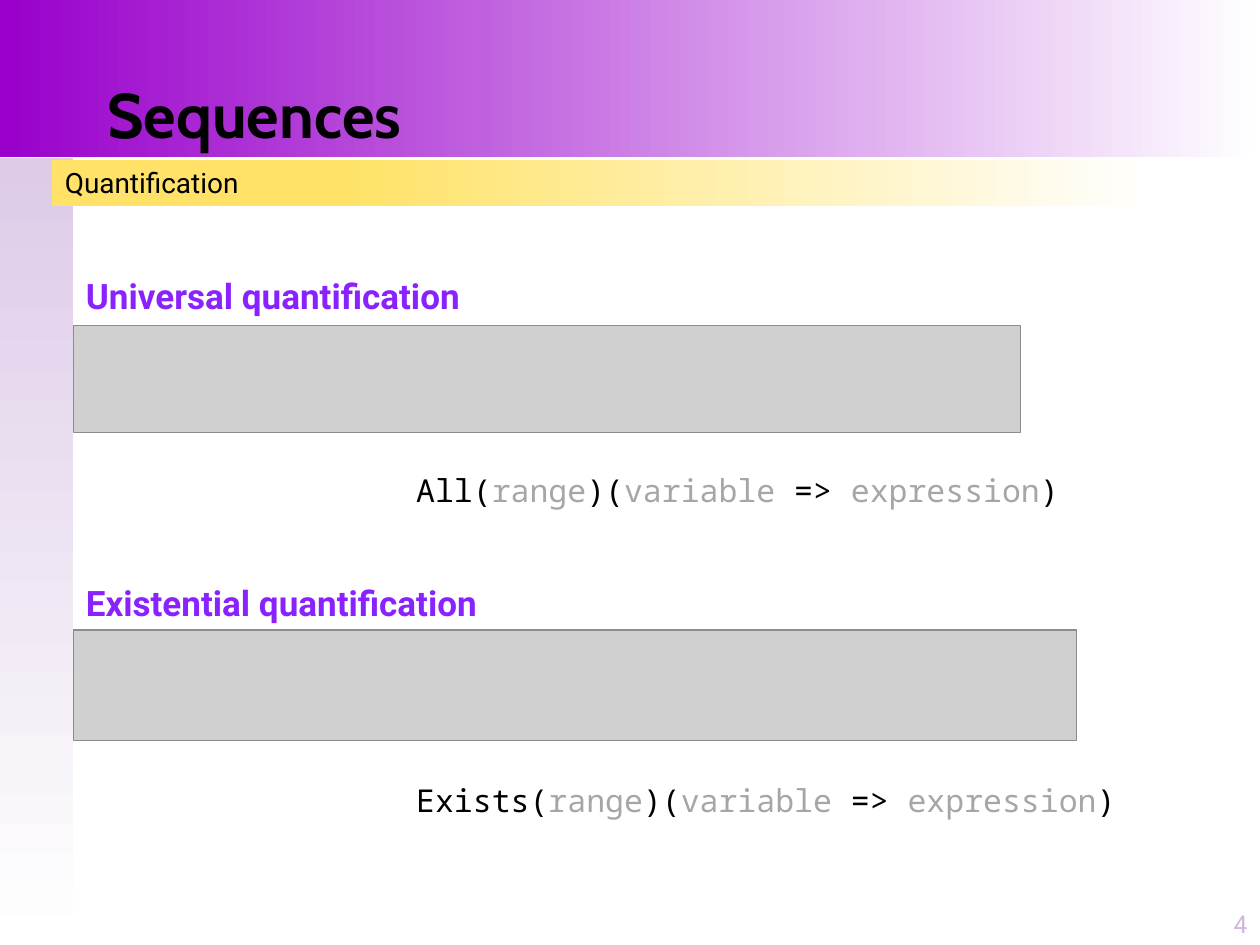
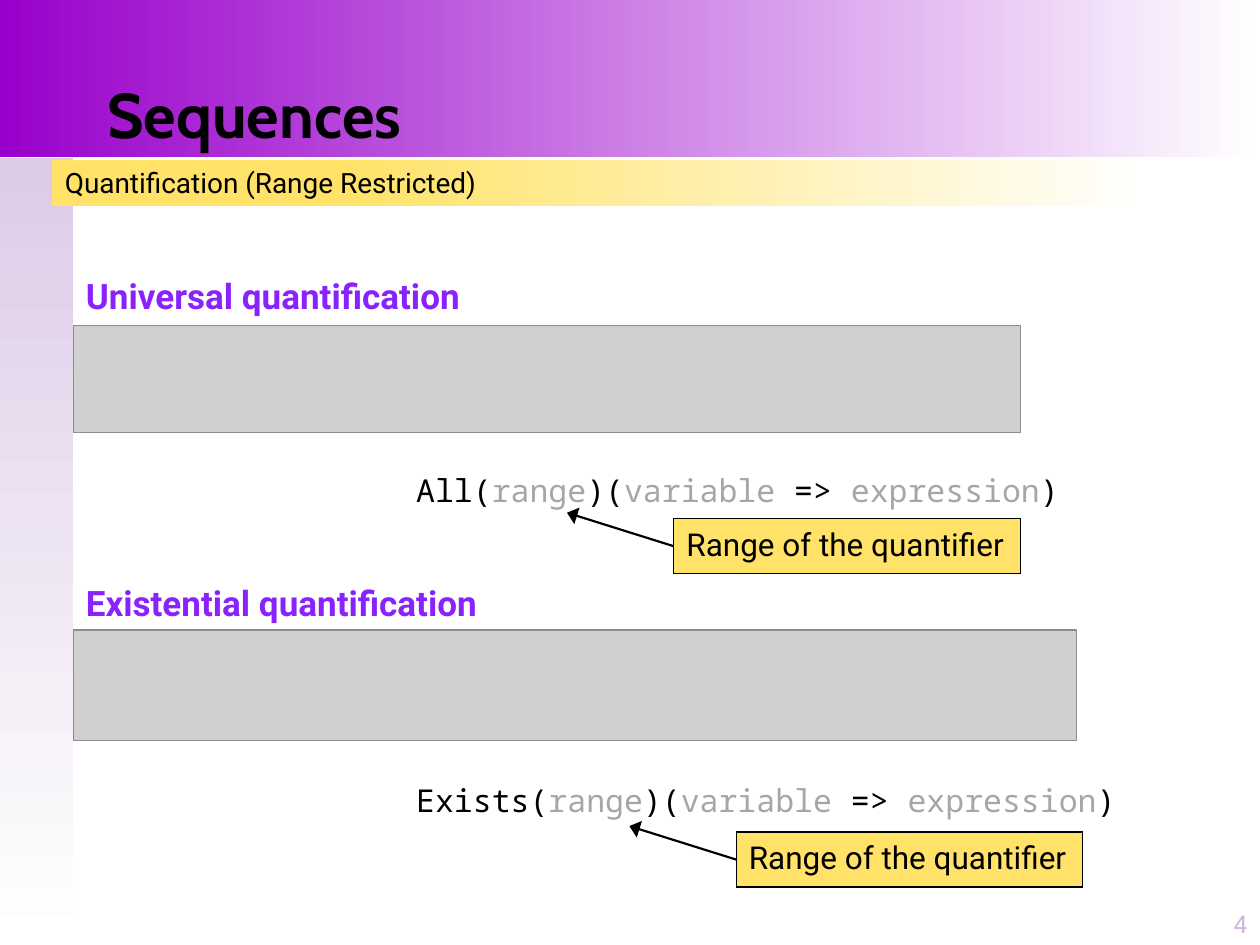
Before and after one commit to santoslab/stress24, a slide deck: slide 4 of slides/M-02-02-Sequences-Quantification.pptx. Drawn at 1260x945 pixels with LibreOffice and Linux fonts; fonts in the diff are those of the drawing; grey boxes stand for pictures. Boxes give left, top, right and bottom in pixels: in the first picture for what was removed or moved away, otherwise in the second. Text is boxed around its words. In the diff, an @@ line names an element or a change of style, - is before the commit and + after.

```diff
--- a/slides/M-02-02-Sequences-Quantification.pptx
+++ b/slides/M-02-02-Sequences-Quantification.pptx
@@ text in rectangle at bbox=[65, 170, 476, 200]: text changed @@
-Quantification
+Quantification (Range Restricted)
@@ arrow added from (674, 547) to (567, 513), #000000 1.25 pt @@
@@ rectangle added at bbox=[674, 519, 1021, 575], fill #FFE267, outline #000000 0.75 pt, 18 pt, text #000000 @@
+Range of the quantifier
@@ arrow added from (736, 859) to (630, 827), #000000 1.25 pt @@
@@ rectangle added at bbox=[736, 832, 1082, 887], fill #FFE267, outline #000000 0.75 pt, 18 pt, text #000000 @@
+Range of the quantifier
```
Also in this commit, not shown: 5 other slides changed, 2 other files.
